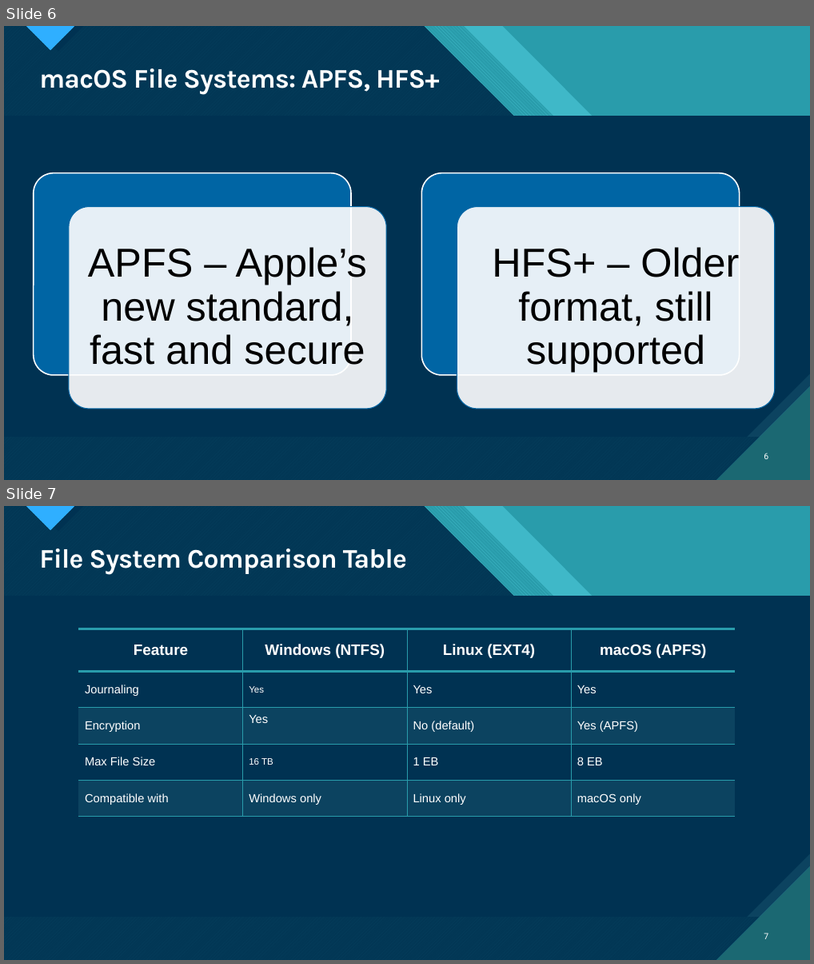
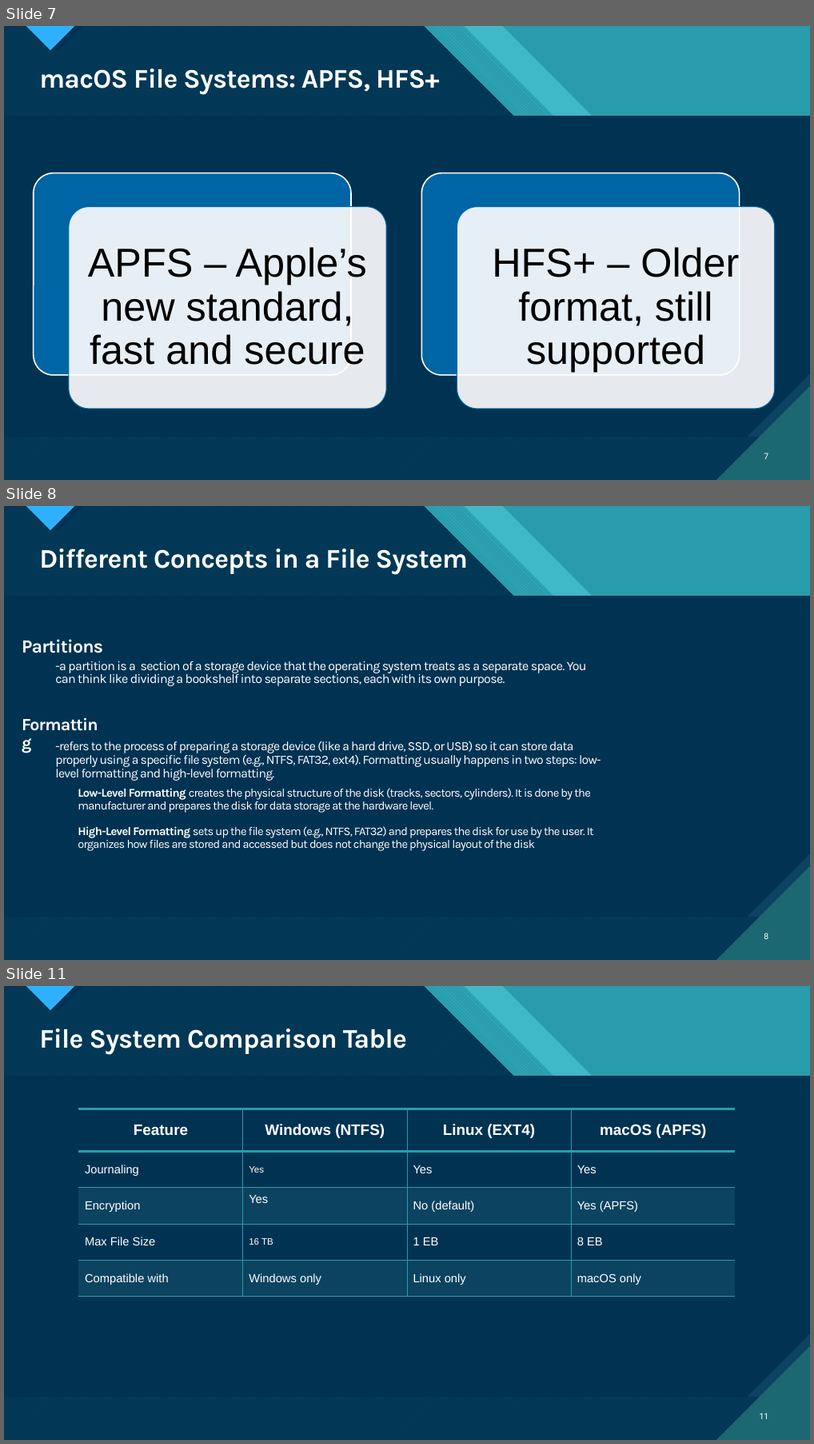
Before and after one commit to psuuc-jbgarcia/Object-Oriented-Programming-Lesson, a slide deck: Platform Technologies/Pre Lim/week 2/Lecture/Chapter_2Different File Systems.pptx. Shown one above the other, each under a label of ours: slides 6 and 7 before the commit, slides 7, 8 and 11 after it; the slides between them are not shown. The pictures are 814x964 and 814x1444 pixels, drawn with LibreOffice and Linux fonts; fonts in the diff are those of the drawing. Boxes give left, top, right and bottom in pixels: in the first picture for what was removed or moved away, otherwise in the second. Text is boxed around its words. In the diff, an @@ line names an element or a change of style, - is before the commit and + after.

```diff
--- a/Platform Technologies/Pre Lim/week 2/Lecture/Chapter_2Different File Systems.pptx
+++ b/Platform Technologies/Pre Lim/week 2/Lecture/Chapter_2Different File Systems.pptx
@@ slide 8 added at (x1=4, y1=506, x2=810, y2=960), background #47C3D3; not listed: 18 template elements that a slide beside it also shows @@
@@ title added at (x1=39, y1=544, x2=468, y2=575), 32 pt, text #FFFFFF, bold @@
+Different Concepts in a File System
@@ text added at (x1=22, y1=639, x2=103, y2=653), 22 pt, text #FFFFFF, bold @@
+Partitions
@@ text added at (x1=55, y1=661, x2=587, y2=686), 15.3 pt, text #FFFFFF @@
+-a partition is a section of a storage device that the operating system treats as a separate space. You can think like dividing a bookshelf into separate sections, each with its own purpose.
@@ text added at (x1=55, y1=740, x2=602, y2=780), 15 pt, text #FFFFFF @@
+-refers to the process of preparing a storage device (like a hard drive, SSD, or USB) so it can store data properly using a specific file system (e.g., NTFS, FAT32, ext4). Formatting usually happens in two steps: low-level formatting and high-level formatting.
@@ text added at (x1=78, y1=788, x2=594, y2=851), 14 pt, text #FFFFFF @@
+Low-Level Formatting creates the physical structure of the disk (tracks, sectors, cylinders). It is done by the manufacturer and prepares the disk for data storage at the hardware level.
+High-Level Formatting sets up the file system (e.g., NTFS, FAT32) and prepares the disk for use by the user. It organizes how files are stored and accessed but does not change the physical layout of the disk
@@ text added at (x1=133, y1=826, x2=190, y2=838), 20.4 pt, text #FFFFFF, bold @@
+Formatting
@@ page number added at (x1=764, y1=932, x2=769, y2=939), 10 pt, text #FFFFFF @@
+8
@@ what was slide 6 is now slide 7 @@
@@ page number at (x1=764, y1=452, x2=769, y2=459): text changed @@
-6
+7
@@ what was slide 7 is now slide 11 @@
@@ page number at (x1=760, y1=1412, x2=770, y2=1419): text changed @@
-7
+11
```
Also in this commit, not shown: 3 other slides added, 2 other files.
